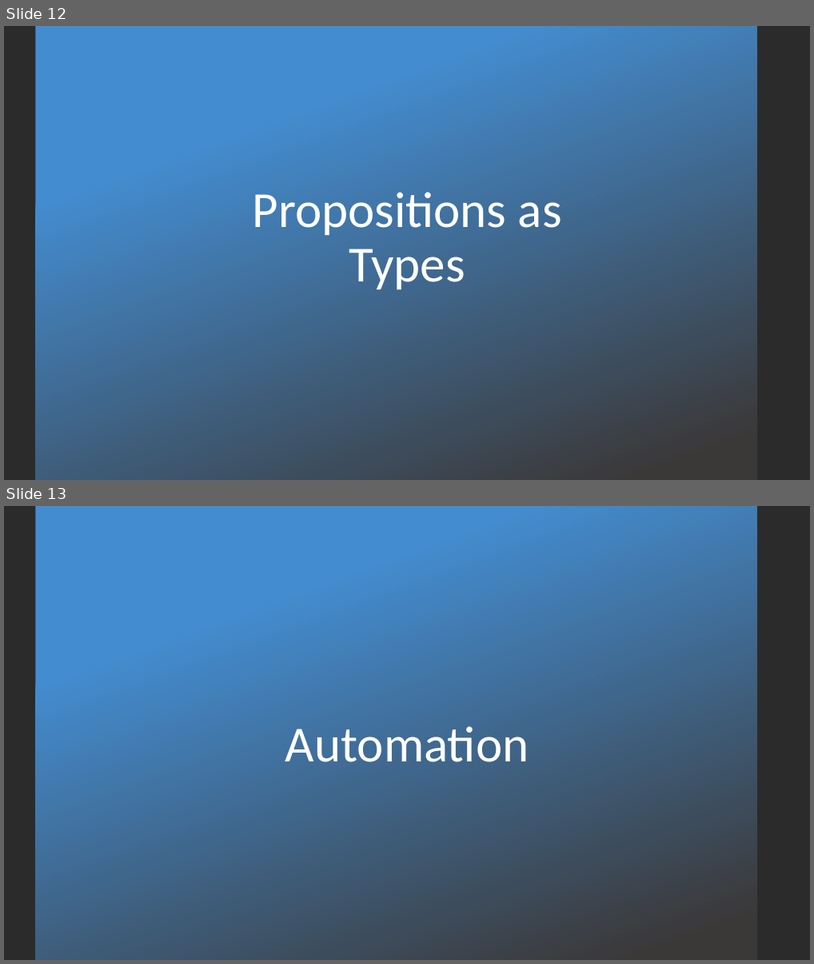
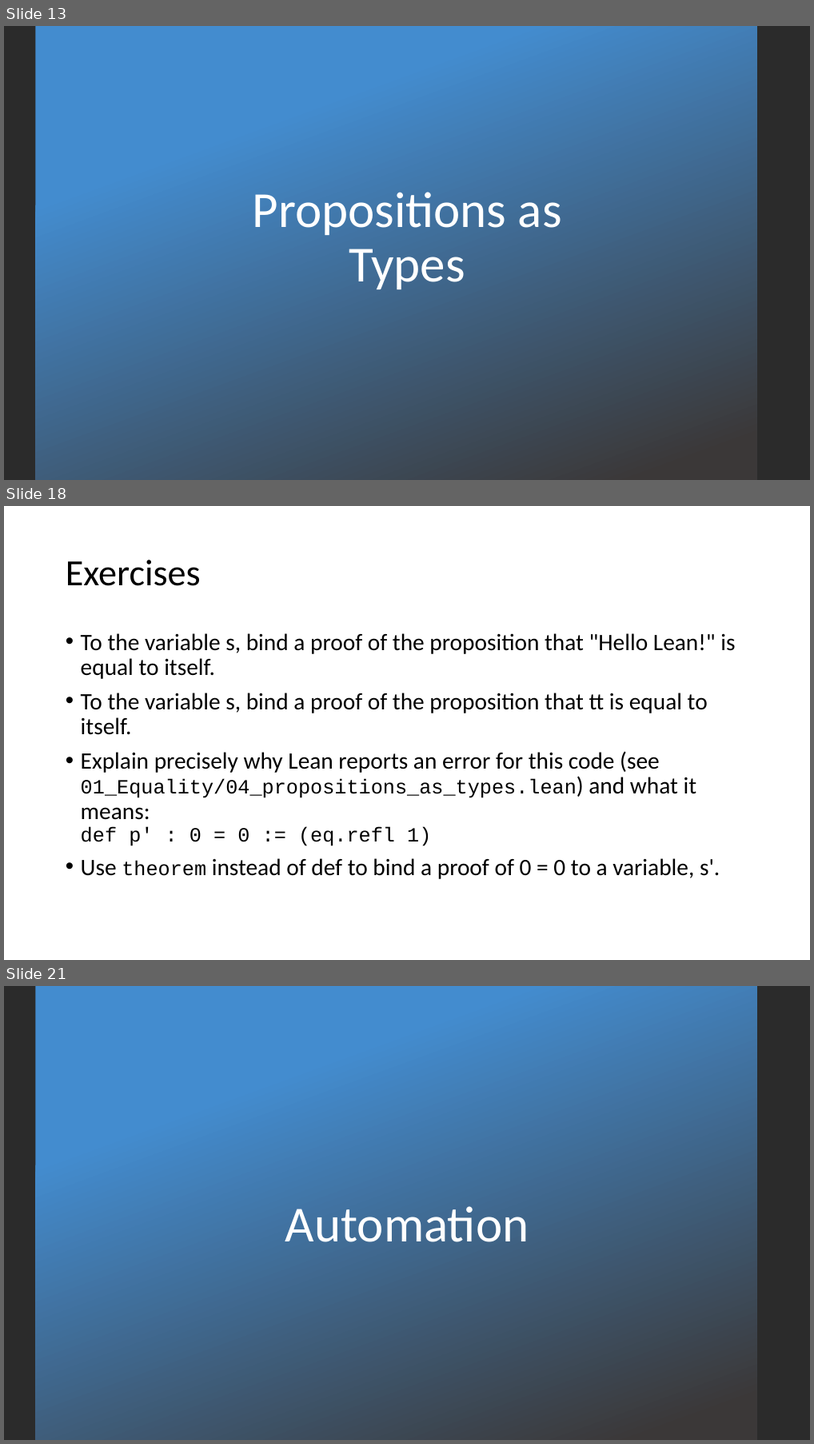
Before and after one commit to kevinsullivan/cs-dm, a slide deck: 01_Equality/Equality.pptx. Shown one above the other, each under a label of ours: slides 12 and 13 before the commit, slides 13, 18 and 21 after it; the slides between them are not shown. The pictures are 814x964 and 814x1444 pixels, drawn with LibreOffice and Linux fonts; fonts in the diff are those of the drawing; background and template pictures are left out; a plain dark background stands for a picture behind light text. Boxes give left, top, right and bottom in pixels: in the first picture for what was removed or moved away, otherwise in the second. Text is boxed around its words. In the diff, an @@ line names an element or a change of style, - is before the commit and + after.

Commit message:
Finished equality slides and fixed minor typos

```diff
--- a/01_Equality/Equality.pptx
+++ b/01_Equality/Equality.pptx
@@ slide 18 added at (4,506,810,960), background #FFFFFF @@
@@ title added at (66,560,201,586), 44 pt, text #000000 @@
+Exercises
@@ text added at (81,633,735,879), 28 pt, text #000000 @@
+• To the variable s, bind a proof of the proposition that "Hello Lean!" is equal to itself.
+• To the variable s, bind a proof of the proposition that tt is equal to itself.
+• Explain precisely why Lean reports an error for this code (see 01_Equality/04_propositions_as_types.lean) and what it means:
+  def p' : 0 = 0 := (eq.refl 1)
+• Use theorem instead of def to bind a proof of 0 = 0 to a variable, s'.
@@ what was slide 12 is now slide 13 @@
@@ what was slide 13 is now slide 21 @@
```
Also in this commit, not shown: 3 slides changed, 11 other slides added, 1 slide removed, 2 other files.
